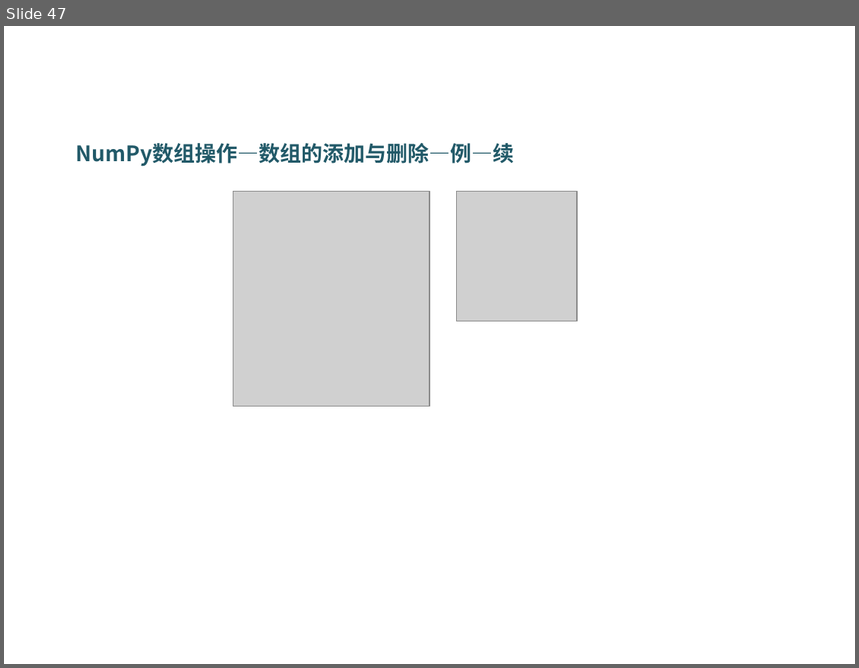
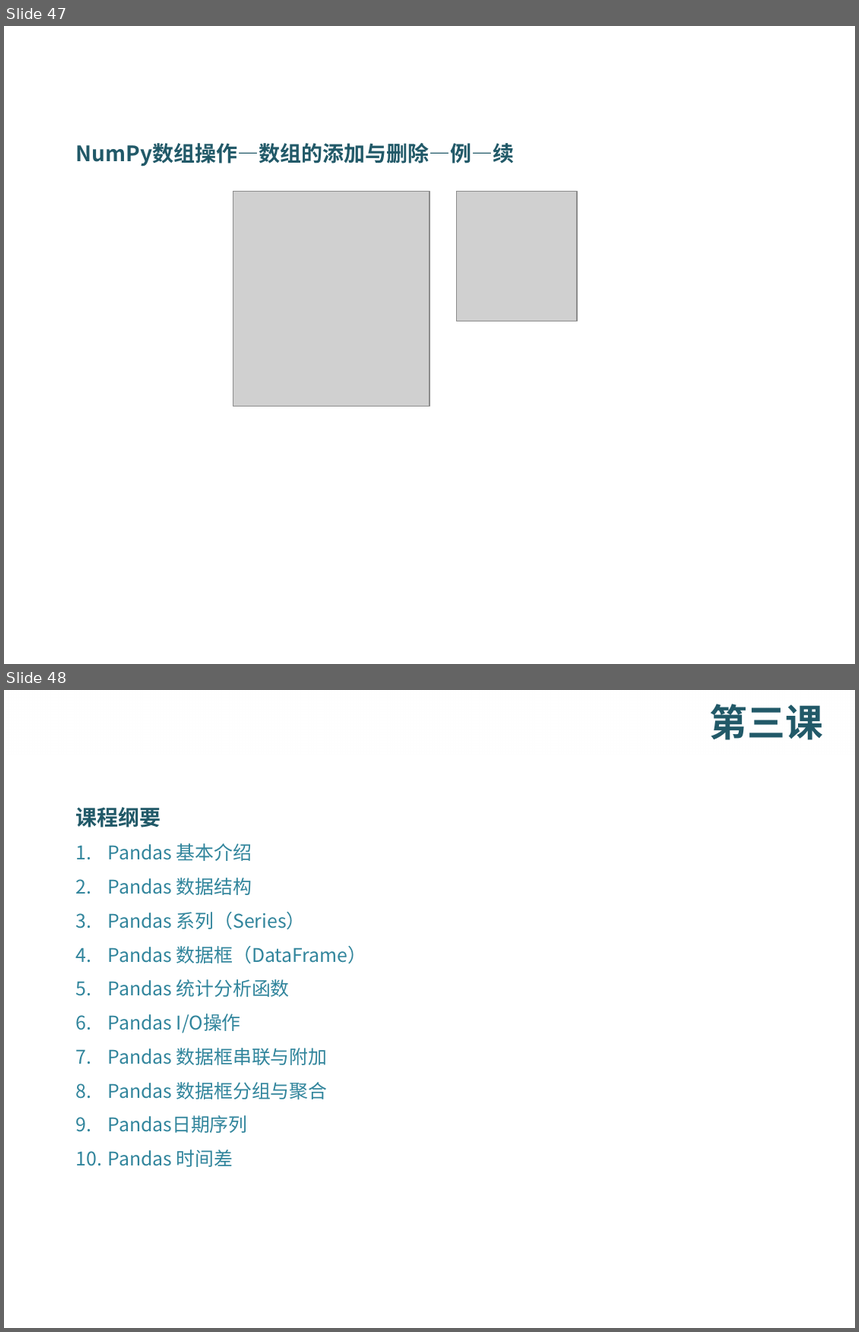
Before and after one commit to DataScienceCoding/Python-Data-Analysis, a slide deck: Python-Data-Analysis.pptx. Shown one above the other, each under a label of ours: slide 47 before the commit, slides 47 and 48 after it. The pictures are 859x668 and 859x1332 pixels, drawn with LibreOffice and Linux fonts; fonts in the diff are those of the drawing; grey boxes stand for pictures; background and template pictures are left out. Boxes give left, top, right and bottom in pixels: in the first picture for what was removed or moved away, otherwise in the second. Text is boxed around its words. In the diff, an @@ line names an element or a change of style, - is before the commit and + after.

Commit message:
第三课

```diff
--- a/Python-Data-Analysis.pptx
+++ b/Python-Data-Analysis.pptx
@@ slide 48 added at [4, 690, 855, 1328], background picture (left out) @@
@@ rectangle added at [4, 690, 855, 755], fill gradient #FFFFFF @@
@@ text added at [710, 704, 823, 740], 32 pt, text #215968, bold @@
+第三课
@@ text added at [76, 807, 367, 1167], 16 pt, text #31859C @@
+课程纲要
+1. Pandas 基本介绍
+2. Pandas 数据结构
+3. Pandas 系列（Series）
+4. Pandas 数据框（DataFrame）
+5. Pandas 统计分析函数
+6. Pandas I/O操作
+7. Pandas 数据框串联与附加
+8. Pandas 数据框分组与聚合
+9. Pandas日期序列
+10. Pandas 时间差
```
Also in this commit, not shown: 6 slides changed, 20 other slides added, 11 other files.
